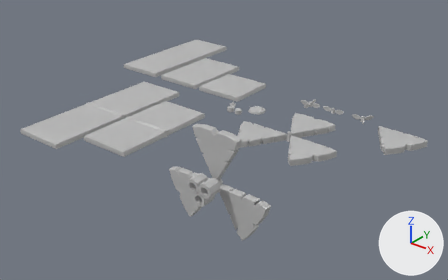
Two versions of the FBX model Project_Show-off/Assets/Prefabs/FINISHED_MODELS/ASSETS_FBX_V01.fbx, one commit apart.
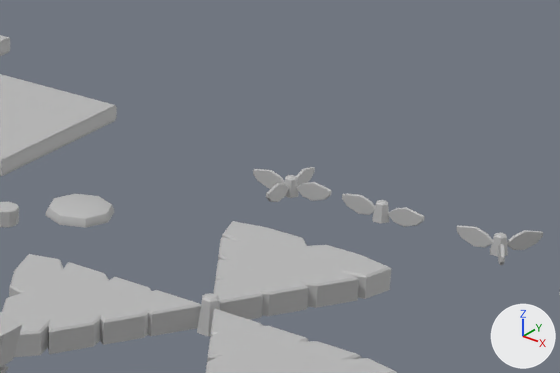
The first picture shows the older version from a camera (50 mm lens) standing at (0.0417, -0.0964, 0.0473) and looking at (-0.025, -0.013, -0.0044). The close-ups show both versions on the part from 53% to 84% of the width and 20% to 54% of the height of that picture; other places that the commit changed are outside them. The axes (+X, +Y, +Z) are drawn at lower right. The lights are the same throughout. Where no turn or scale is listed for an object, it has been applied to the vertices.

Before the edit, the objects in view are built like this:
```python
me_mesh_010 = bpy.data.meshes.new('Mesh.010')
me_mesh_010.from_pydata(...)  # 40 vertices, 38 faces; spans x -0.00057..0.00057, y -0.00084..0.00084, z -0.00048..0.00048
me_mesh_010.materials.append(mat_lambert1)  # grey #bcbcbc
me_mesh_015 = bpy.data.meshes.new('Mesh.015')
me_mesh_015.from_pydata(...)  # 24 vertices, 22 faces; spans x -0.005..0.005, y -0.005..0.005, z -0.00053..0.00053
me_mesh_015.materials.append(mat_lambert1)  # grey #bcbcbc
me_mesh_020 = bpy.data.meshes.new('Mesh.020')
me_mesh_020.from_pydata(...)  # 619 vertices, 630 faces; spans x -0.0096..0.0096, y -0.0034..0.0017, z -0.008..0.0088
me_mesh_020.materials.append(mat_lambert1)  # grey #bcbcbc
ob_floor_1 = bpy.data.objects.new('FLOOR_1', me_mesh_015)
ob_floor_1.location = (-0.03302, 0.0, 0.00053)
ob_leaf3_001 = bpy.data.objects.new('LEAF3.001', me_mesh_010)
ob_leaf3_001.location = (-0.00354, 0.00343, 0.00046)
ob_wind_mill = bpy.data.objects.new('WIND_MILL', me_mesh_020)
ob_wind_mill.location = (-0.01038, -0.03389, 0.00029)
# also in view: 'LEAF2.002' at (-0.0092, 0.0023, 0.0005); 'LEAF1.001' at (-0.0055, 0.0023, 0.0005); 'LEAF1.002' at (-0.0117, 0.0023, 0.0005); 'BOUNCE_PAD' at (-0.0223, -0.0062, 0.0003); 'LEAF_MILL_3' at (-0.0104, -0.0125, 0.0007)
```
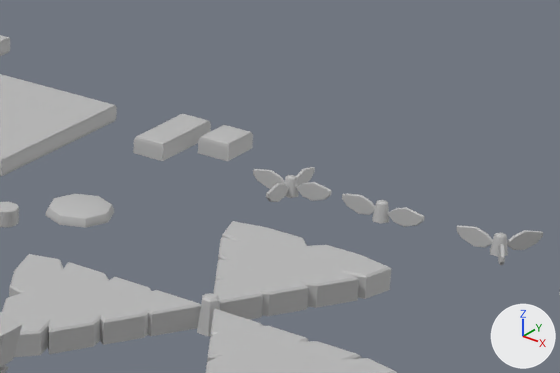
What changed in the scene script:
```text
Add me_mesh_028:
    me_mesh_028.from_pydata(...)  # 16 vertices, 14 faces; spans x -0.00091..0.00091, y -0.00117..0.00117, z -0.00049..0.00049
    me_mesh_028.materials.append(mat_lambert1)  # grey #bcbcbc
Add me_mesh_027:
    me_mesh_027.from_pydata(...)  # 16 vertices, 14 faces; spans x -0.00091..0.00091, y -0.00221..0.00221, z -0.00049..0.00049
    me_mesh_027.materials.append(mat_lambert1)  # grey #bcbcbc
Add ob_wall_2:
    ob_wall_2 = bpy.data.objects.new('WALL_2', me_mesh_028)
    ob_wall_2.location = (-0.02133, 0.00523, 0.00049)
Add ob_wall_1:
    ob_wall_1 = bpy.data.objects.new('WALL_1', me_mesh_027)
    ob_wall_1.location = (-0.02392, 0.00419, 0.00049)
```

Location of each change, [x1, y1, x2, y2] in pixels of the close-ups (560 x 373 px):
'WALL_1', added
    after: [133, 114, 211, 161]
'WALL_2', added
    after: [198, 125, 253, 161]
